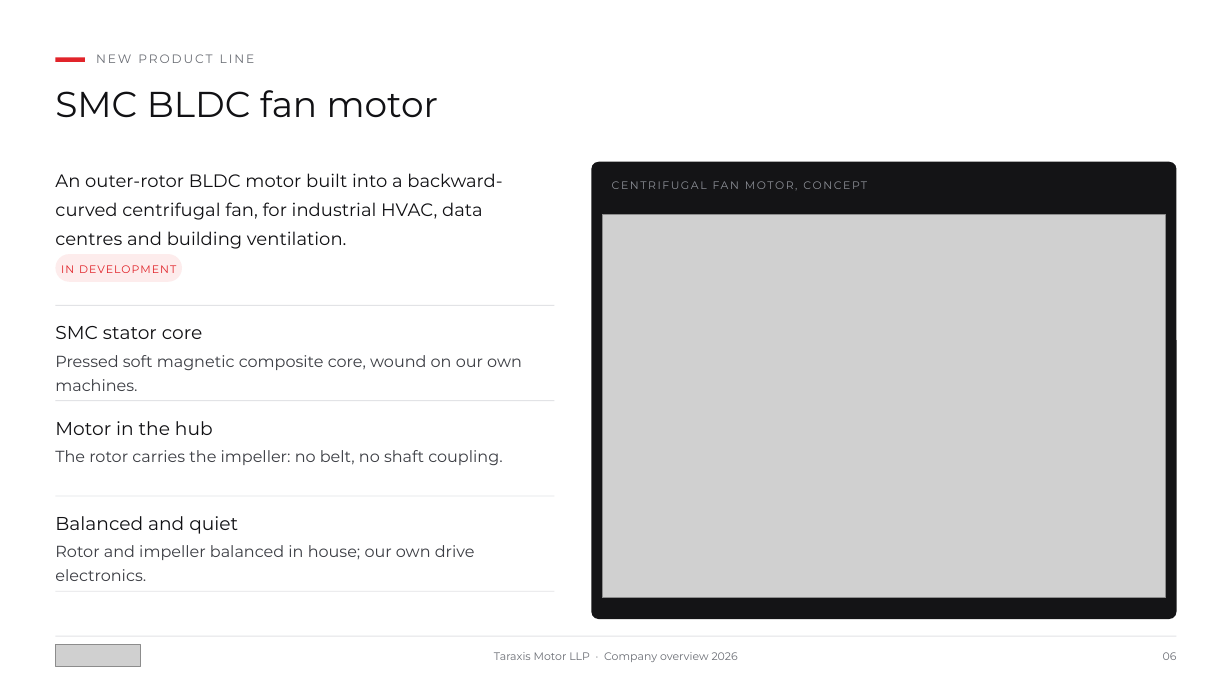
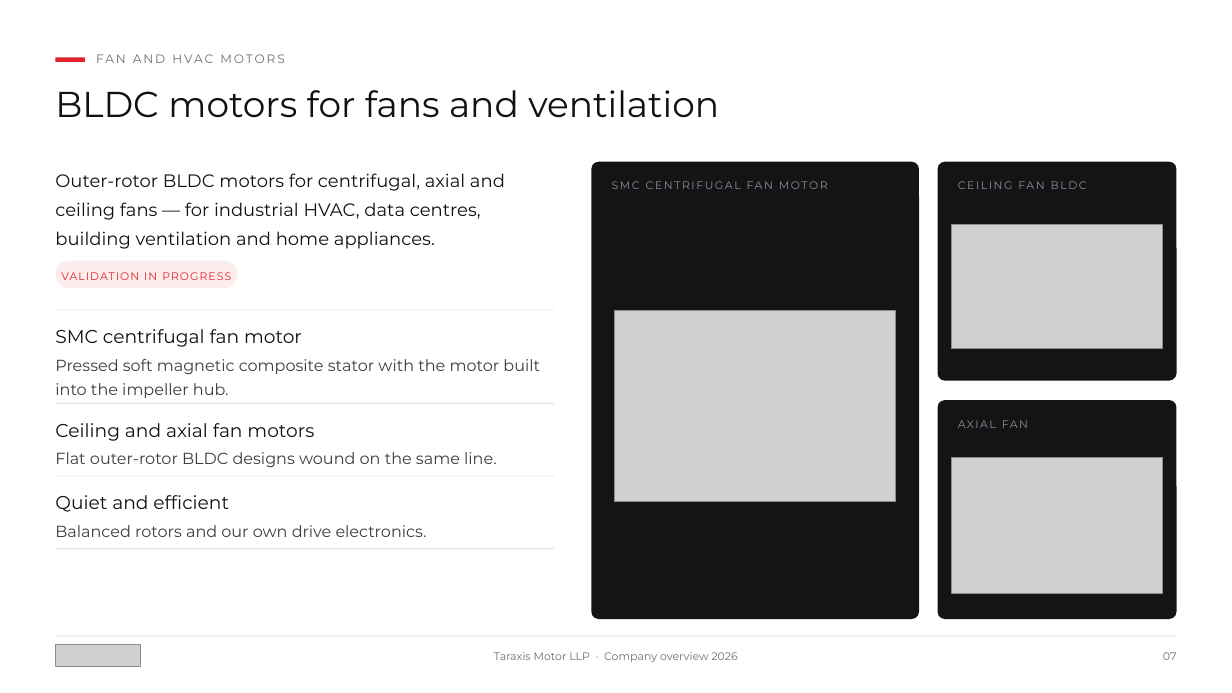
Before and after one commit to siddharthsu/siddharthsu, a slide deck: slide 7 of Taraxis_Presentation/Taraxis_Motor_Corporate.pptx (slide 6 before the commit). Drawn at 1232x693 pixels with LibreOffice and Linux fonts; fonts in the diff are those of the drawing; grey boxes stand for pictures. Boxes give left, top, right and bottom in pixels: in the first picture for what was removed or moved away, otherwise in the second. Text is boxed around its words. In the diff, an @@ line names an element or a change of style, - is before the commit and + after.

```diff
--- a/Taraxis_Presentation/Taraxis_Motor_Corporate.pptx
+++ b/Taraxis_Presentation/Taraxis_Motor_Corporate.pptx
@@ text at <box>96,54,285,63</box>: text changed @@
-NEW PRODUCT LINE
+FAN AND HVAC MOTORS
@@ text added at <box>55,90,719,118</box>, 28 pt, text #111114 @@
+BLDC motors for fans and ventilation
@@ text at <box>55,173,505,249</box>: text changed @@
-An outer-rotor BLDC motor built into a backward-curved centrifugal fan, for industrial HVAC, data centres and building ventilation.
+Outer-rotor BLDC motors for centrifugal, axial and ceiling fans — for industrial HVAC, data centres, building ventilation and home appliances.
@@ rounded rectangle: place and size @@
-rounded rectangle at <box>592,162,1177,619</box>
+rounded rectangle at <box>592,162,920,619</box>
@@ rounded rectangle at <box>592,162,920,619</box>: proportions changed @@
@@ rounded rectangle added at <box>938,162,1177,381</box>, fill #141416 @@
@@ text added at <box>958,177,1157,199</box>, 8.5 pt, text #8C8F96 @@
+CEILING FAN BLDC
@@ text at <box>612,181,828,189</box>: text changed @@
-CENTRIFUGAL FAN MOTOR, CONCEPT
+SMC CENTRIFUGAL FAN MOTOR
@@ picture added at <box>952,225,1164,348</box> @@
@@ rounded rectangle: place and size @@
-rounded rectangle at <box>55,254,182,282</box>
+rounded rectangle at <box>55,261,238,288</box>
@@ text at <box>61,272,231,280</box>: text changed @@
-IN DEVELOPMENT
+VALIDATION IN PROGRESS
@@ rectangle: place and size @@
-rectangle at <box>55,305,555,306</box>
+rectangle at <box>55,310,555,311</box>
@@ text at <box>55,329,302,347</box>: text changed; size 28 to 14.5 pt @@
-SMC BLDC fan motor
+SMC centrifugal fan motor
@@ text removed at <box>55,326,203,339</box> @@
-SMC stator core
@@ picture: place and size @@
-picture at <box>603,214,1165,598</box>
+picture at <box>615,311,897,503</box>
@@ text at <box>55,359,540,398</box>: text changed @@
-Pressed soft magnetic composite core, wound on our own machines.
+Pressed soft magnetic composite stator with the motor built into the impeller hub.
@@ rounded rectangle added at <box>938,400,1177,619</box>, fill #141416 @@
@@ text added at <box>958,415,1157,437</box>, 8.5 pt, text #8C8F96 @@
+AXIAL FAN
@@ text removed at <box>55,421,213,435</box> @@
-Motor in the hub
@@ text added at <box>55,423,314,441</box>, 14.5 pt, text #111114 @@
+Ceiling and axial fan motors
@@ rectangle: place and size @@
-rectangle at <box>55,495,555,496</box>
+rectangle at <box>55,476,555,477</box>
@@ text removed at <box>55,450,502,465</box> @@
-The rotor carries the impeller: no belt, no shaft coupling.
@@ text added at <box>55,452,497,467</box>, 12.5 pt, text #3C3E44 @@
+Flat outer-rotor BLDC designs wound on the same line.
@@ picture added at <box>952,457,1164,593</box> @@
@@ text at <box>55,495,229,512</box>: text changed @@
-Balanced and quiet
+Quiet and efficient
@@ text at <box>55,525,427,537</box>: text changed @@
-Rotor and impeller balanced in house; our own drive electronics.
+Balanced rotors and our own drive electronics.
@@ rectangle: place and size @@
-rectangle at <box>55,591,555,592</box>
+rectangle at <box>55,548,555,549</box>
@@ text at <box>1163,652,1177,660</box>: text changed @@
-06
+07
```
Also in this commit, not shown: 11 other slides changed, 4 slides added, 2 slides removed, 2 other files.
